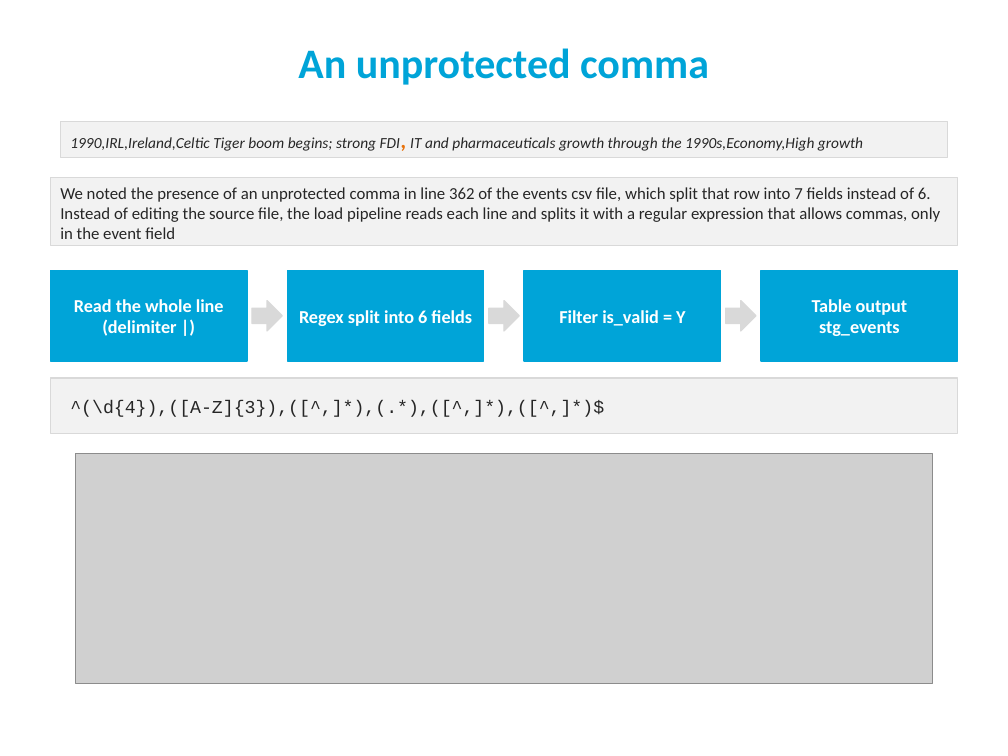
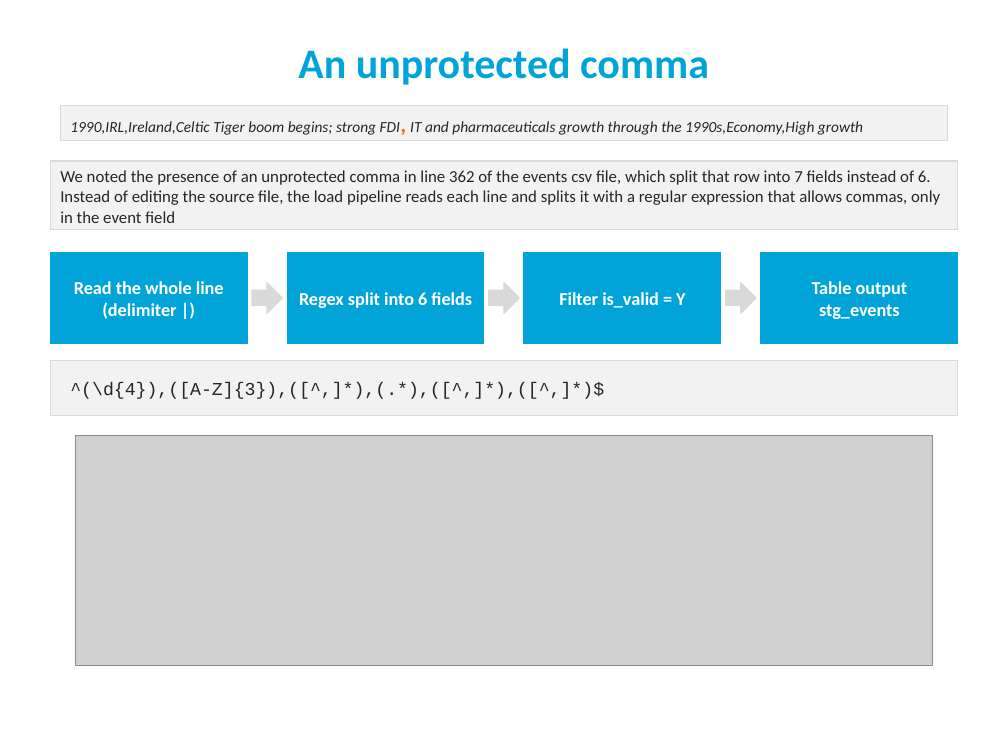
Before and after one commit to goncalo151515/AID, a slide deck: slide 7 of slides_20.pptx. Drawn at 1008x756 pixels with LibreOffice and Linux fonts; fonts in the diff are those of the drawing; grey boxes stand for pictures; background and template pictures are left out. Boxes give left, top, right and bottom in pixels: in the first picture for what was removed or moved away, otherwise in the second. Text is boxed around its words. In the diff, an @@ line names an element or a change of style, - is before the commit and + after.

```diff
--- a/slides_20.pptx
+++ b/slides_20.pptx
@@ 6 rectangles, 5 texts, 3 right arrows: place and size @@
-6 rectangles, 5 texts, 3 right arrows at [50, 122, 958, 361]
+6 rectangles, 5 texts, 3 right arrows at [50, 106, 958, 344]
@@ 1 picture, 1 text, 1 rectangle: place and size @@
-1 picture, 1 text, 1 rectangle at [50, 378, 958, 683]
+1 picture, 1 text, 1 rectangle at [50, 360, 958, 665]
```
Also in this commit, not shown: 3 other slides changed, 24 slides added, 1 slide removed, 9 other files.
